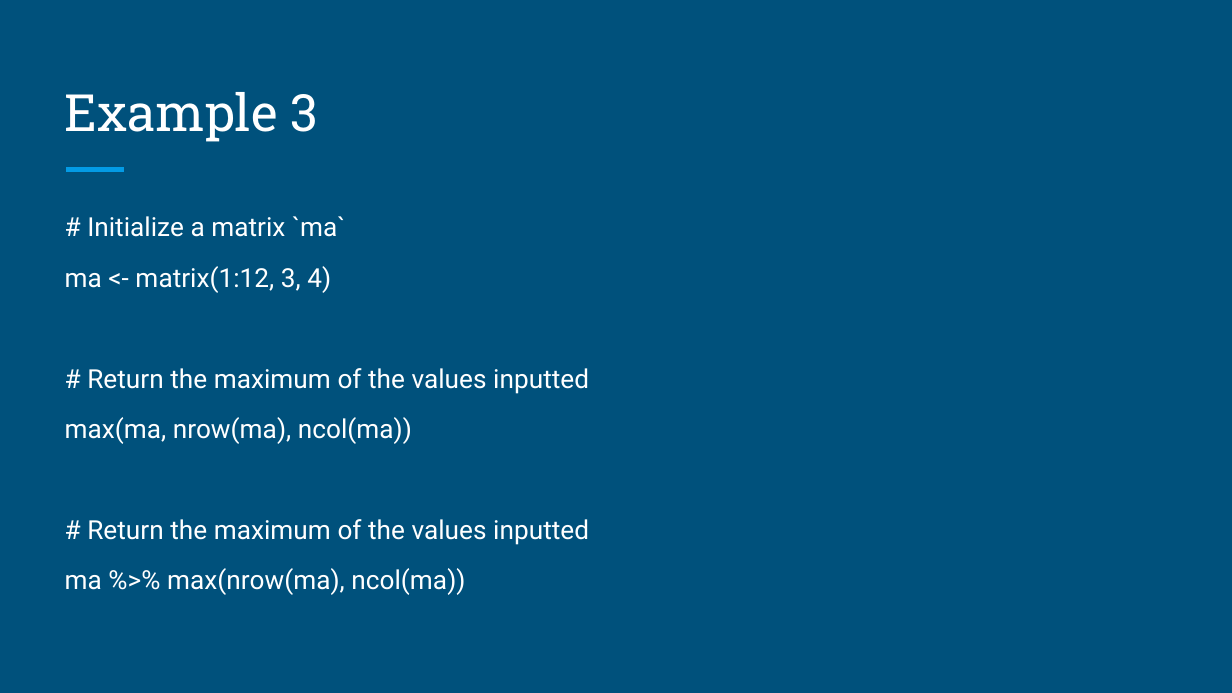
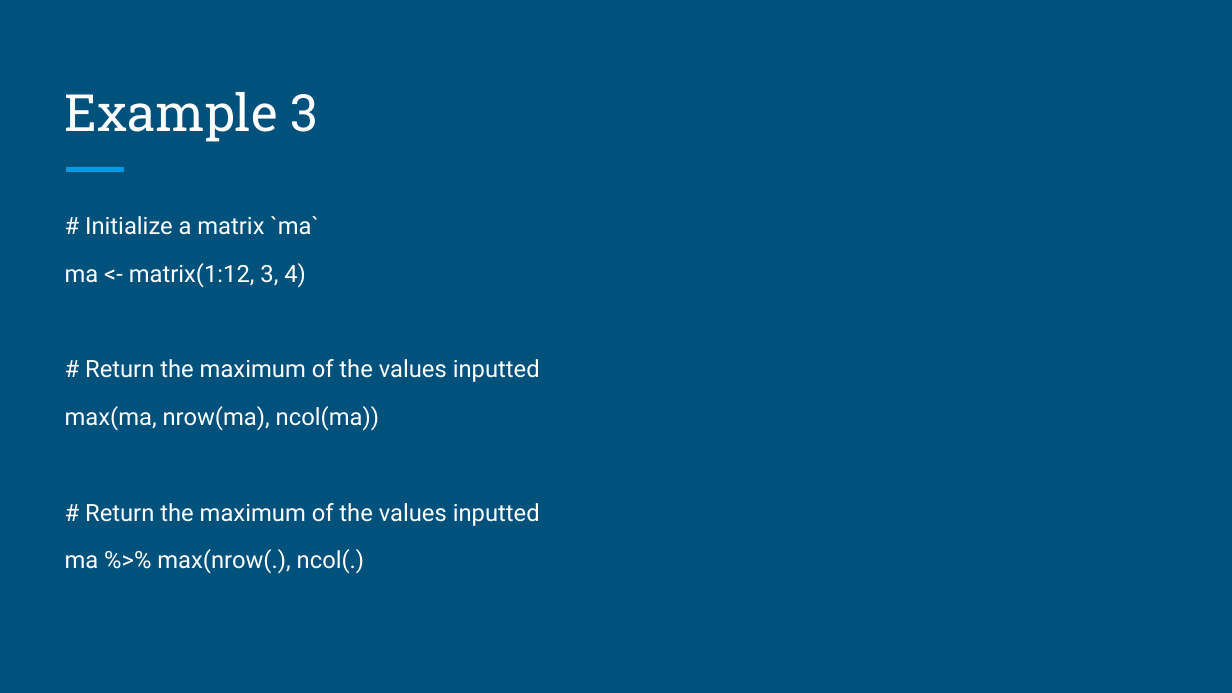
Before and after one commit to brandonyph/APB-Workshop-DataAnalyticsEssentials, a slide deck: slide 11 of Week3-Pipes-and-Iteration/Week 3-Pipes and Iteration.pptx. Drawn at 1232x693 pixels with LibreOffice and Linux fonts; fonts in the diff are those of the drawing. Boxes give left, top, right and bottom in pixels: in the first picture for what was removed or moved away, otherwise in the second. Text is boxed around its words. In the diff, an @@ line names an element or a change of style, - is before the commit and + after.

```diff
--- a/Week3-Pipes-and-Iteration/Week 3-Pipes and Iteration.pptx
+++ b/Week3-Pipes-and-Iteration/Week 3-Pipes and Iteration.pptx
@@ text at <box>65,216,540,526</box>: size 15.3 to 13.9 pt in "# Initialize a matrix `ma`", "ma <- matrix(1:12, 3, 4)", "# Return the maximum of the values ...", "max(ma, nrow(ma), ncol(ma))" and 1 more places @@
@@ text at <box>65,549,365,574</box>: text changed; size 15.3 to 13.9 pt @@
-ma %>% max(nrow(ma), ncol(ma))
+ma %>% max(nrow(.), ncol(.)
```
Also in this commit, not shown: 5 other slides changed, 1 slide added, 35 other files.
